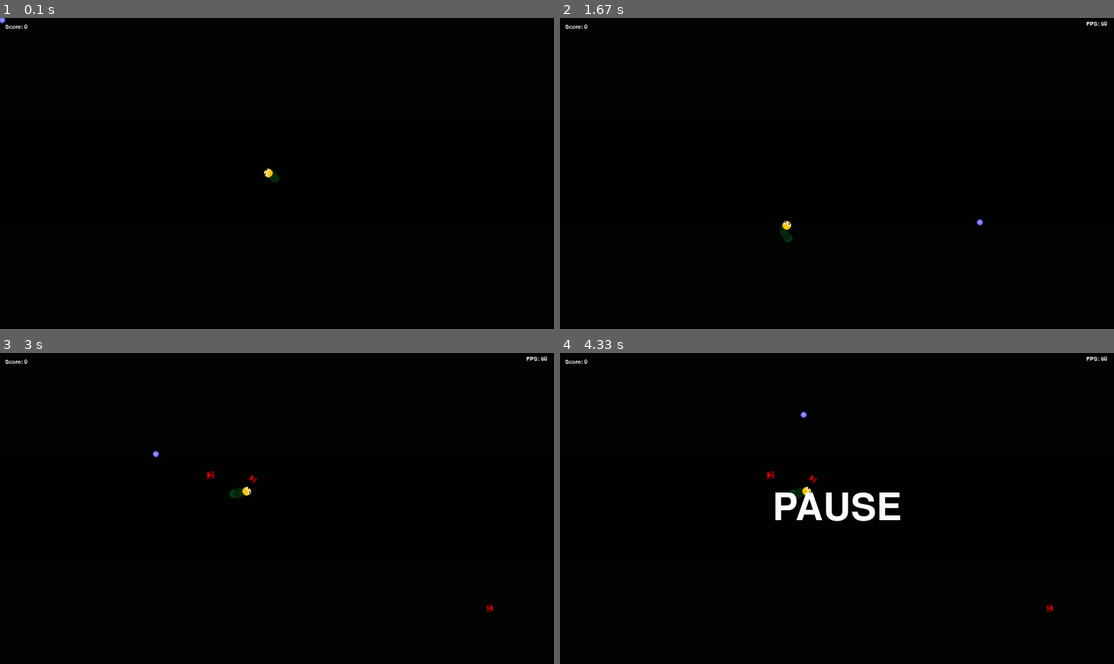
Above: before the commit, frames 1-4 (two rows, left to right).
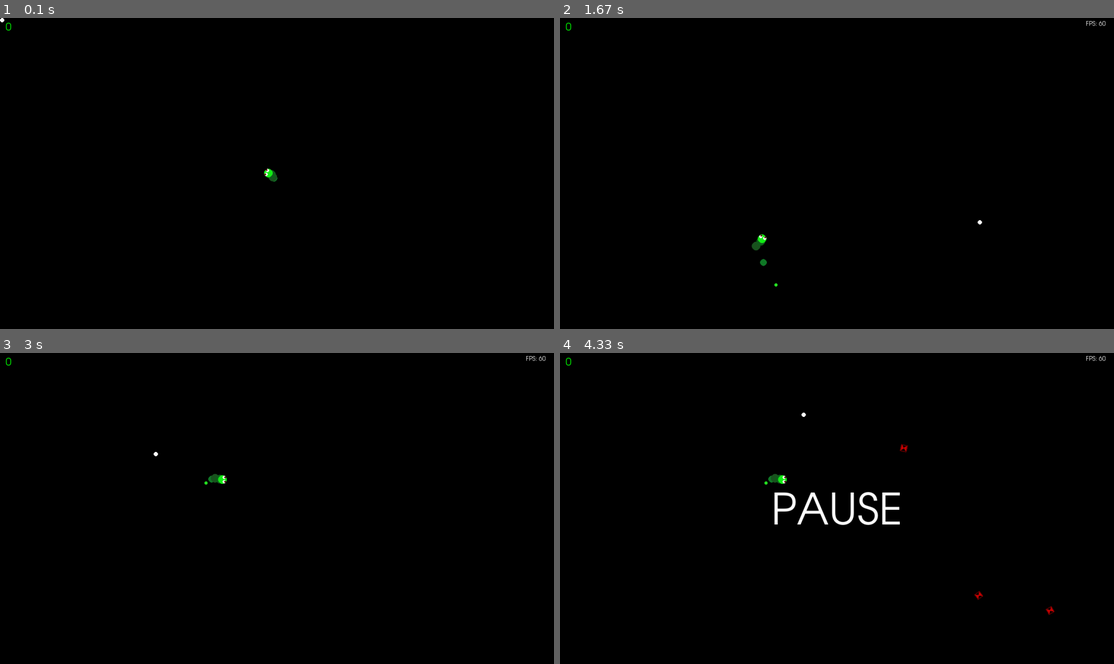
Above: after the commit, the same moments.

Repository: FrancoLaboranti/My-2022-Pygame-Programs
Game: pygame game, started from Snake.py
The game is run twice, just before and just after one commit, with the same random seed, the same clock (stepped at 60 frames per second) and the same inputs.
Inputs (mouse positions are in pixels of both pictures, inside the frame that each line leads up to):
- Up to frame 1 (0.1 s): no input
- Up to frame 2 (1.67 s): press the mouse at (704, 176) at 0.37 s; move the mouse to (798, 207) at 0.47 s; release the mouse at (892, 241) at 0.6 s; tap F at 0.67 s; press the mouse at (704, 176) at 1.03 s; move the mouse to (759, 213) at 1.13 s; release the mouse at (809, 254) at 1.27 s; press the mouse at (704, 176) at 1.37 s; move the mouse to (842, 198) at 1.47 s; release the mouse at (981, 223) at 1.6 s
- Up to frame 3 (3 s): press the mouse at (144, 511) at 1.7 s; move the mouse to (304, 552) at 1.8 s; release the mouse at (470, 589) at 1.93 s; press the mouse at (144, 511) at 2.03 s; move the mouse to (265, 483) at 2.13 s; release the mouse at (393, 452) at 2.27 s; tap P at 2.33 s; press the mouse at (144, 511) at 2.7 s; move the mouse to (149, 483) at 2.8 s; release the mouse at (155, 452) at 2.93 s
- Up to frame 4 (4.33 s): press the mouse at (704, 511) at 3.03 s; move the mouse to (687, 567) at 3.13 s; release the mouse at (670, 623) at 3.27 s; press the mouse at (704, 511) at 3.37 s; move the mouse to (715, 520) at 3.47 s; release the mouse at (726, 533) at 3.6 s; press the mouse at (704, 511) at 3.7 s; move the mouse to (853, 545) at 3.8 s; release the mouse at (1008, 583) at 3.93 s; press the mouse at (704, 511) at 4.03 s; move the mouse to (753, 461) at 4.13 s; release the mouse at (803, 415) at 4.27 s

The runs differ from the first frame. In frame 1, 0.1% of the frame differs, in the area x 0-51%, y 0-53%; in frame 2, 0.3%; in frame 3, 0.4%; in frame 4, 1.7%, in the area x 0-99%, y 0-85%.

Commit message:
Made several changes of visual effects

Diff:
--- a/Snake.py
+++ b/Snake.py
@@ -1,7 +1,34 @@
+#los las pupilas de los ojos rebotan con fisica adentro de lo blanco y queda gracioso y necesario.
+#tuve muchas mas ideas. no me las acuerdo. franco dice que si.
+#probar otros patrones de verdes. incluso con tonos de verde.
+#poner una fuente acorde para el texto.
+#siempre se termina suiciando por doblar de golpe cuando toca la flecha del mouse. la solucion no es que vaya mas lento. la velocidad está bien.
+#un efecto cuando agarra las manzanas. satisfactorio.
+#en un momento exlotó y lo unico malo fue que dijo game over. tendría que haber dicho que ganaste. objetivo epico.
+#con fran presenciamos la primera vez que explotó y nos sorprendió por igual. que bien. gran momento.
+#que buenas mejoras que crezcalas de hoy.
+#
+#gran sorpresa lo divertido que está y lo que mejoró con el dibujo. bien fran. bien.
+#--------------------------------------------------------------------------------------  Lucas.
+#
+#PD: una idea más. 2 segundos sin que aparezcan manzanas para lucir la etapa de larva.
+
+#parametro en la ejecucion para fullscreen
+#fondos. aparecen cuadrados. medio fractaloides y cosas. de la nada. musica.
+#la comida ilumina el cuerpo al pasar. osea el efecto wavetime tabién ilumina.
+#serpiente colores random. serpiente colores que siguen la musica.
+#una parte del cuerpo se oscurece por zonas. muy gradual. sensación de 3d y partes que se van para atrás.
+#se sortea el largo. no. profundidad eje z en una variable mas. la cabeza lo mueve con funcion seno. los demas
+#la siguen como al resto de coordenadas. uh si pero angulo en 3d... paja. cuestión que el eje z se dibuja
+#oscureciendo el círculo. profundidad.
+#colita mas chiquita.
+
+
 import math
 import time
 import random
 import pygame, sys
+import pygame.freetype
 from pygame.locals import *
 
 class Sprite:
@@ -21,7 +48,9 @@
         self.ang = random.uniform(0,math.pi*2) if self.id == 0 else snake[self.id-1].ang
         self.x = xper(0.5) if self.id == 0 else snake[self.id-1].x
         self.y = yper(0.5) if self.id == 0 else snake[self.id-1].y
-        self.color = (255,200,0) if self.id % 50 == 0 else (0,0,0) if self.id % 10 == 0 else randColorInRange(0,20,30,60,0,20)
+        self.wave_time = 0
+        self.wave_time_total = 0.2
+        self.color = randColorInRange(10,40,225,255,10,40) if self.id % 4 == 0 else randColorInRange(10,40,75,125,10,40)
 
         snake.append(self)
 
@@ -43,27 +72,46 @@
 
             self.ang += self.angVel * deltaT if targetAng > self.ang else -self.angVel * deltaT
             self.ang %= math.pi*2
-            self.x += math.cos(self.ang)*self.vel*deltaT
-            self.y += math.sin(self.ang)*self.vel*deltaT
+            self.x += math.cos(self.ang)*self.vel*deltaT*(1.5 if mouseLeft else 1)
+            self.y += math.sin(self.ang)*self.vel*deltaT*(1.5 if mouseLeft else 1)
+
+            if self.wave_time > 0:
+                self.wave_time = max(self.wave_time - deltaT, 0)
+                if self.wave_time < self.wave_time_total * 0.97 and self.wave_time > self.wave_time_total * 0.5 and self.id+1 < len(snake) and snake[self.id+1].wave_time == 0:
+                    snake[self.id+1].wave_time = self.wave_time_total
 
     def draw(self):
 
-        pygame.draw.circle(windowSurface, self.color, (self.x, self.y), self.radius)
+        color = self.color
+
+        if self.id == 0 and len(snake) > 80:
+            radius = self.radius * 1.4
+        elif self.id == 0 and len(snake) > 40:
+            radius = self.radius * 1.2
+        else:
+            radius = self.radius
+
+        limit = len(snake) - min(len(snake) / 2, 20)
+        if self.id > limit:
+            radius -= radius * ((self.id - limit) / (snake[-1].id - limit) * 0.6)
+
+        if self.wave_time > 0:
+            wave_factor = (self.wave_time_total - self.wave_time) / self.wave_time_total
+            radius += self.radius * (math.sin(math.pi * wave_factor) * (3 if self.id == 0 else 1))
+            color = modifyColorPerc(color , 1 + (math.sin(math.pi * wave_factor)*3))
+
+        pygame.draw.circle(windowSurface, color, (self.x, self.y), radius)
 
         if self.id == 0:
-            eye1 = self.x + math.cos(self.ang) * self.radius*0.4 + math.cos(self.ang + math.pi/2) * self.radius*0.5, self.y + math.sin(self.ang) * self.radius*0.4 + math.sin(self.ang + math.pi/2) * self.radius*0.5
-            eye2 = self.x + math.cos(self.ang) * self.radius*0.4 - math.cos(self.ang + math.pi/2) * self.radius*0.5, self.y + math.sin(self.ang) * self.radius*0.4 - math.sin(self.ang + math.pi/2) * self.radius*0.5
-            pupil1 = self.x + math.cos(self.ang) * self.radius*0.55 + math.cos(self.ang + math.pi/2) * self.radius*0.5, self.y + math.sin(self.ang) * self.radius*0.55 + math.sin(self.ang + math.pi/2) * self.radius*0.5
-            pupil2 = self.x + math.cos(self.ang) * self.radius*0.55 - math.cos(self.ang + math.pi/2) * self.radius*0.5, self.y + math.sin(self.ang) * self.radius*0.55 - math.sin(self.ang + math.pi/2) * self.radius*0.5
-            pygame.draw.circle(windowSurface, (255,255,255), eye1, self.radius*0.4)
-            pygame.draw.circle(windowSurface, (100,0,0), pupil1, self.radius*0.2)
-            pygame.draw.circle(windowSurface, (255,255,255), eye2, self.radius*0.4)
-            pygame.draw.circle(windowSurface, (100,0,0), pupil2, self.radius*0.2)
+            pygame.draw.circle(windowSurface, (255,255,255), (self.x + math.cos(self.ang) * radius*0.4 + math.cos(self.ang + math.pi/2) * radius*0.5, self.y + math.sin(self.ang) * radius*0.4 + math.sin(self.ang + math.pi/2) * radius*0.5), radius*0.4)
+            pygame.draw.circle(windowSurface, (255,255,255), (self.x + math.cos(self.ang) * radius*0.4 - math.cos(self.ang + math.pi/2) * radius*0.5, self.y + math.sin(self.ang) * radius*0.4 - math.sin(self.ang + math.pi/2) * radius*0.5), radius*0.4)
+            pygame.draw.circle(windowSurface, (100,0,0), (self.x + math.cos(self.ang) * radius*0.55 + math.cos(self.ang + math.pi/2) * radius*0.5, self.y + math.sin(self.ang) * radius*0.55 + math.sin(self.ang + math.pi/2) * radius*0.5), radius*0.2)
+            pygame.draw.circle(windowSurface, (100,0,0), (self.x + math.cos(self.ang) * radius*0.55 - math.cos(self.ang + math.pi/2) * radius*0.5, self.y + math.sin(self.ang) * radius*0.55 - math.sin(self.ang + math.pi/2) * radius*0.5), radius*0.2)
 
     def checkHeadCol(self):
 
         for piece in snake:
-            if piece.id > 5 and piece.id % 3 == 0:
+            if piece.id > 5 and piece.id % 4 == 0:
                 if getDist((piece.x,piece.y),(self.x,self.y)) < self.radius*2:
                     manager[0].gameOver = True
 
@@ -71,9 +119,10 @@
             if getDist((piece.x,piece.y),(self.x,self.y)) < self.radius*2:
                 if not piece.grabbed:
                     piece.grabbed = True
-                    manager[0].score += 100
+                    manager[0].score += 110
                     for i in range(10):
                         addSprite(SnakePiece(len(snake)))
+                    self.wave_time = self.wave_time_total
 
 class Food(Sprite):
 
@@ -81,10 +130,8 @@
 
         self.z = -1
         self.ang = random.uniform(0,math.pi*2)
-        self.staticAng = random.uniform(0,math.pi*2)
         self.angVel = sper(0.03)
-        self.vel = random.uniform(sper(0.01),sper(0.02))
-        self.radius = sper(0.002)
+        self.radius = sper(0.01)
         self.glowCD = 1
         self.grabbed = False
         self.timer = 10
@@ -94,7 +141,7 @@
             self.x, self.y = random.randint(xper(0.1),screenX-xper(0.1)), random.randint(yper(0.1),screenY-yper(0.1))
             reroll = False
             for piece in snake:
-                if getDist((piece.x,piece.y),(self.x,self.y)) < self.radius*20:
+                if getDist((piece.x,piece.y),(self.x,self.y)) < self.radius*10:
                     reroll = True
                     break
 
@@ -104,96 +151,66 @@
 
         if not manager[0].gameOver and not manager[0].pause:
             self.timer = max(self.timer - deltaT, 0)
-            self.glowCD = max(self.glowCD - deltaT, 0)
-
-            if self.glowCD == 0:
-                self.glowCD = 0.2 if self.timer <= 2 else 0.5 if self.timer <= 5 else 1
-
-            if self.timer == 0 or self.grabbed:
-                self.radius -= deltaT*25
-            elif self.radius < sper(0.01):
-                self.radius += deltaT*25
-
-            if self.radius < sper(0.002):
-                spritesToRemove.append(self)
-
-            self.ang += self.angVel * deltaT
-            self.x += math.cos(self.staticAng)*self.vel * deltaT
-            self.y += math.sin(self.staticAng)*self.vel * deltaT
+        self.glowCD = max(self.glowCD - deltaT, 0)
+
+        if self.glowCD == 0:
+            self.glowCD = 0.2 if self.timer <= 2 else 0.5 if self.timer <= 5 else 1
+
+        if self.timer == 0 or self.grabbed:
+            spritesToRemove.append(self)
+
+        self.ang += self.angVel * deltaT
 
     def draw(self):
 
-        color = (255,255,255) if self.glowCD <= 0.1 else (125,0,0)
+        color = (255,255,255) if self.glowCD <= 0.1 else (100,0,0)
         for i in range(10):
-            pygame.draw.line(windowSurface, modifyColorPerc(color,1+i*0.11),(self.x + math.cos(self.ang - math.pi/ …(221 unchanged characters)…
+            pygame.draw.line(windowSurface, modifyColorPerc(color,2),(self.x + math.cos(self.ang - math.pi/ …(221 unchanged characters)…
         pygame.draw.line(windowSurface, color, (self.x + math.cos(self.ang) * self.radius, self.y + math.sin(self.ang) * self.radius), (self.x + math.cos(self.ang + math.pi/2) * self.radius, self.y + math.sin(self.ang + math.pi/2) * self.radius), int(self.radius/4))
         pygame.draw.line(windowSurface, color, (self.x + math.cos(self.ang + math.pi/2) * self.radius, self.y + math.sin(self.ang + math.pi/2) * self.radius), (self.x - math.cos(self.ang) * self.radius, self.y - math.sin(self.ang) * self.radius), int(self.radius/4))
         pygame.draw.line(windowSurface, color, (self.x - math.cos(self.ang) * self.radius, self.y - math.sin(self.ang) * self.radius), (self.x + math.cos(self.ang - math.pi/2) * self.radius, self.y + math.sin(self.ang - math.pi/2) * self.radius), int(self.radius/4))
         pygame.draw.line(windowSurface, color, (self.x + math.cos(self.ang - math.pi/2) * self.radius, self.y + math.sin(self.ang - math.pi/2) * self.radius), (self.x + math.cos(self.ang) * self.radius, self.y + math.sin(self.ang) * self.radius), int(self.radius/4))
 
-class Explosion(Sprite):
-
-    def __init__(self,x,y,radius,isChild):
+class Manager(Sprite):
+
+    def __init__(self):
 
         self.z = -2
-        self.x = x
-        self.y = y
-        self.startRadius = radius
-        self.radius = self.startRadius
-        self.isChild = isChild
-        self.type = random.randint(0,1)
-        self.color = randColorInRange(155,255,155,255,155,255)
-
-    def process(self):
-
-        if not manager[0].gameOver and not manager[0].pause:
-            self.radius += deltaT*60
-            if self.radius > self.startRadius*13:
-                spritesToRemove.append(self)
-                if not self.isChild:
-                    for i in range(3):
-                        addSprite(Explosion(self.x+random.uniform(-sper(0.15),sper(0.15)),self.y+random.uniform(-sper(0.15),sper(0.15)),self.startRadius*(random.uniform(0.5,0.7)),True))
-
-    def draw(self):
-
-        e1 = random.uniform(0,3)
-        for i in range(1,31):
-            e2 = random.uniform(0,3)
-            e = (e1 if self.type == 0 else e2)
-            lineStart = self.x + math.cos(math.pi*2*((i+10)/30)) * self.radius*e, self.y + math.sin(math.pi*2*((i+10)/30)) * self.radius*e
-            lineEnd = self.x + math.cos(math.pi*2*i/30) * self.radius*e, self.y + math.sin(math.pi*2*i/30) * self.radius*e
-            pygame.draw.line(windowSurface,self.color,lineStart,lineEnd, int(self.radius/7))
-
-class Manager(Sprite):
-
-    def __init__(self):
-
-        self.z = -3
         self.showFPS = False
         self.fPressed = False
         self.pPressed = False
+        self.mPressed = False
+        self.altEnterPressed = False
         self.gameOver = False
         self.score = 0
         self.pause = False
         self.pauseBlinkCD = 0
-        self.roundStartCD = 2
+        self.initCD = 4
+        self.fullScreen = False
 
         manager.append(self)
 
     def process(self):
 
-        self.roundStartCD = max(self.roundStartCD - deltaT, 0)
+        if self.initCD > 0:
+            self.initCD = max(self.initCD - deltaT, 0)
 
         if not snake:
             for i in range(5):
                 addSprite(SnakePiece(i))
 
-        if len(food) < 3 and self.roundStartCD == 0:
+        if len(food) < 3 and self.initCD == 0:
             addSprite(Food())
 
         if keys[pygame.K_ESCAPE]:
             pygame.quit()
             sys.exit()
+
+        if not self.altEnterPressed:
+            if keys[pygame.K_LALT] and keys[pygame.K_RETURN]:
+                self.fullScreen = not self.fullScreen
+                windowSurface = pygame.display.set_mode((screenX, screenY), depth=32, display=0, flags=pygame.FULLSCREEN if self.fullScreen else pygame.SHOWN)
+                self.altEnterPressed = True
 
         if not self.fPressed:
             if keys[pygame.K_f]:
@@ -206,28 +223,31 @@
                 self.pauseBlinkCD = 0
                 self.pPressed = True
 
-        if self.gameOver and (mouseLeft or keys[pygame.K_RETURN]):
-            self.reset()
+        if not self.mPressed:
+            if self.gameOver and mouseLeft:
+                self.reset()
 
         if not keys[pygame.K_f]: self.fPressed = False
         if not keys[pygame.K_p]: self.pPressed = False
+        if not keys[pygame.K_LALT] and not keys[pygame.K_RETURN]: self.altEnterPressed = False
+        self.mPressed = mouseLeft
 
     def draw(self):
 
-        createTextLeft(tFont,'Score: %s' %(self.score),(255,255,255),None,xper(0.01),yper(0.02))
-        for i in range(5):
-            pygame.draw.circle(windowSurface,(100*(1+i*0.2),100*(1+i*0.2),min(255*(1+i*0.2),255)),(mouseX,mouseY),sper(0.0075)*(1-i*0.2))
-
         if self.gameOver:
-            createTextCenter(bFont,'GAME OVER',(255,255,255),None,xper(0.5),yper(0.45))
-            createTextCenter(mFont,'Click to Restart',(0,255,255),None,xper(0.5),yper(0.55))
+            createText(100,'GAME OVER', 'center',(255,255,255),xper(0.5),yper(0.47))
+            createText(50, 'SCORE: %s' %(self.score),'center',(255,255,255),xper(0.5),yper(0.6))
+            createText(24,'CLICK TO RESTART','center',(255,0,0),xper(0.5),yper(0.67))
+        else:
+            createText(24, str(self.score),'topleft',(0,255,0),xper(0.01),yper(0.015))
 
         if self.pause:
             self.pauseBlinkCD += deltaT
-            createTextCenter(bFont,'PAUSE' if self.pauseBlinkCD > 0.25 else '',(255,255,255),None,xper(0.5),yper(0.5))
+            createText(100,'PAUSE' if self.pauseBlinkCD > 0.25 else '', 'center',(255,255,255),xper(0.5),yper(0.5))
             if self.pauseBlinkCD > 0.5: self.pauseBlinkCD = 0
 
-        if self.showFPS: createTextLeft(tFont,'FPS: %s' %(str(round(clock.get_fps()))),(255,255,255),None,xper(0.95),yper(0.01))
+        if self.showFPS:
+            createText(14,'FPS: %s' %(str(round(clock.get_fps()))),'topleft',(255,255,255),xper(0.95),yper(0.01))
 
     def reset(self):
         while len(sprites) > 1:
@@ -237,7 +257,7 @@
             removeSprites()
         self.gameOver = False
         self.score = 0
-        self.roundStartCD = 2
+        self.initCD = 4
 
 def xper(percentage):
     return percentage * screenX
@@ -247,9 +267,6 @@
 
 def sper(percentage):
     return percentage * (screenX+screenY)/2
-
-def randColor():
-    return (random.randint(0,255), random.randint(0,255), random.randint(0,255))
 
 def randColorInRange(redLow, redHigh, greenLow, greenHigh, blueLow, blueHigh):
     return (random.randint(redLow,redHigh), random.randint(greenLow,greenHigh), random.randint(blueLow,blueHigh))
@@ -266,17 +283,11 @@
 def getDist(point1, point2):
     return math.sqrt(abs(point1[0]-point2[0])**2+abs(point1[1]-point2[1])**2)
 
-def createTextLeft(font, content, colorText, colorRect, posX, posY):
-    text = font.render(content, True, colorText, colorRect)
-    textRect = text.get_rect()
-    textRect = (posX, posY)
-    windowSurface.blit(text, textRect)
-
-def createTextCenter(font, content, colorText, colorRect, posX, posY):
-    text = font.render(content, True, colorText, colorRect)
-    textRect = text.get_rect()
-    textRect.center = (posX, posY)
-    windowSurface.blit(text, textRect)
+def createText(size, content, alignment, colorText, posX, posY):
+    text_rect = font.get_rect(content, size=size)
+    text_rect.midtop = (posX, posY)
+    setattr(text_rect, alignment, (posX, posY))
+    font.render_to(windowSurface, text_rect, content, colorText, size=size)
 
 def addSprite(sprite):
     sprites.append(sprite)
@@ -289,8 +300,6 @@
                 snake.remove(sprite)
             if sprite in food:
                 food.remove(sprite)
-                if sprite.grabbed:
-                    addSprite(Explosion(sprite.x,sprite.y,sprite.radius,False))
             sprites.remove(sprite)
             spritesToRemove.remove(sprite)
 
@@ -301,14 +310,10 @@
 screenX = 1280
 screenY = 720
 windowSurface = pygame.display.set_mode((screenX, screenY), depth=32, display=0)
-# windowSurface = pygame.display.set_mode((screenX, screenY), depth=32, display=0, flags=pygame.FULLSCREEN)
 pygame.display.set_caption('Snake')
-
-bFont = pygame.font.Font(None, int(sper(0.128)))
-mFont = pygame.font.Font(None, int(sper(0.0512)))
-tFont = pygame.font.Font(None, int(sper(0.0192)))
-
 pygame.mouse.set_visible(False)
+
+font = pygame.freetype.SysFont('Century Gothic', 0)
 
 deltaT = 0
 iniT = time.time()
@@ -337,7 +342,8 @@
     mouseX, mouseY = pygame.mouse.get_pos()
     mouseLeft, mouseMiddle, mouseRight = pygame.mouse.get_pressed()
 
-    windowSurface.fill((0,5,0))
+    windowSurface.fill((0,0,0))
+    pygame.draw.circle(windowSurface, (255,255,255), (mouseX, mouseY), 5)
 
     sprites.sort(key=lambda x: x.z, reverse=True)
 
